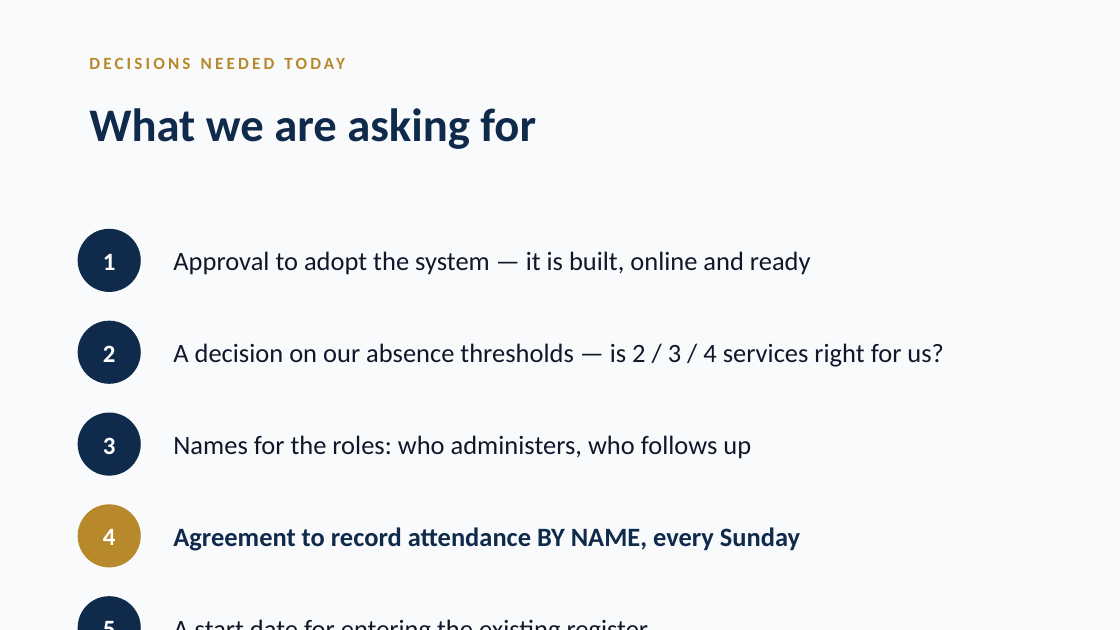
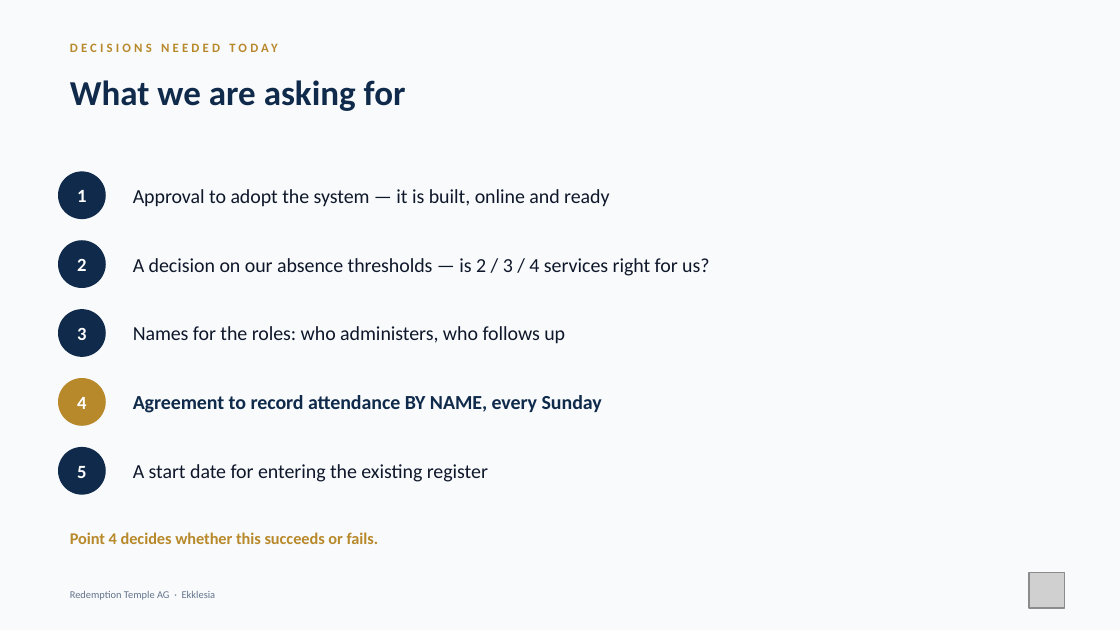
Before and after one commit to nhanhayhaw/ChurchCONNECT, a slide deck: slide 20 of docs/ChurchConnect-Leadership-Presentation.pptx. Drawn at 1120x630 pixels with LibreOffice and Linux fonts; fonts in the diff are those of the drawing; grey boxes stand for pictures; background and template pictures are left out. Boxes give left, top, right and bottom in pixels: in the first picture for what was removed or moved away, otherwise in the second. Text is boxed around its words. In the diff, an @@ line names an element or a change of style, - is before the commit and + after.

```diff
--- a/docs/ChurchConnect-Leadership-Presentation.pptx
+++ b/docs/ChurchConnect-Leadership-Presentation.pptx
@@ text "DECISIONS NEEDED TODAY" moved from (x1=78, y1=47, x2=1120, y2=78) to (x1=59, y1=36, x2=1060, y2=59) @@
@@ text "DECISIONS NEEDED TODAY" at (x1=59, y1=36, x2=1060, y2=59): size 11 to 8.2 pt @@
@@ text "What we are asking for" moved from (x1=89, y1=108, x2=536, y2=149) to (x1=70, y1=80, x2=406, y2=111) @@
@@ text "What we are asking for" at (x1=70, y1=80, x2=406, y2=111): size 30 to 22.5 pt @@
@@ text "1" moved from (x1=103, y1=254, x2=116, y2=270) to (x1=77, y1=190, x2=86, y2=202) @@
@@ ellipse added at (x1=59, y1=172, x2=105, y2=218), fill #0F2A4A, outline #0F2A4A 1 pt @@
@@ text "Approval to adopt the system ..." moved from (x1=173, y1=251, x2=811, y2=275) to (x1=133, y1=189, x2=609, y2=207) @@
@@ text "2" moved from (x1=103, y1=345, x2=116, y2=362) to (x1=77, y1=259, x2=86, y2=271) @@
@@ ellipse resized from (x1=78, y1=230, x2=140, y2=291) to (x1=59, y1=241, x2=105, y2=287) @@
@@ text "A decision on our absence ..." moved from (x1=173, y1=343, x2=944, y2=367) to (x1=133, y1=258, x2=709, y2=276) @@
@@ text "3" moved from (x1=103, y1=437, x2=116, y2=454) to (x1=77, y1=328, x2=86, y2=340) @@
@@ ellipse resized from (x1=78, y1=321, x2=140, y2=383) to (x1=59, y1=310, x2=105, y2=356) @@
@@ text "Names for the roles: who ..." moved from (x1=173, y1=435, x2=751, y2=459) to (x1=133, y1=326, x2=565, y2=344) @@
@@ text "4" moved from (x1=103, y1=529, x2=116, y2=545) to (x1=77, y1=397, x2=86, y2=409) @@
@@ ellipse resized from (x1=78, y1=505, x2=140, y2=567) to (x1=59, y1=379, x2=105, y2=424) @@
@@ text "Agreement to record attendance BY ..." moved from (x1=173, y1=527, x2=800, y2=551) to (x1=133, y1=395, x2=602, y2=413) @@
@@ size 16 to 12 pt in 5 elements at (x1=77, y1=190, x2=86, y2=202), (x1=77, y1=259, x2=86, y2=271), (x1=77, y1=328, x2=86, y2=340), (x1=77, y1=397, x2=86, y2=409), (x1=77, y1=466, x2=86, y2=478) @@
@@ text "5" moved from (x1=78, y1=597, x2=140, y2=630) to (x1=77, y1=466, x2=86, y2=478) @@
@@ ellipse resized from (x1=78, y1=413, x2=140, y2=475) to (x1=59, y1=448, x2=105, y2=494) @@
@@ size 17 to 12.8 pt in 5 elements at (x1=133, y1=189, x2=609, y2=207), (x1=133, y1=258, x2=709, y2=276), (x1=133, y1=326, x2=565, y2=344), (x1=133, y1=395, x2=602, y2=413), (x1=133, y1=464, x2=488, y2=482) @@
@@ text "A start date for entering ..." moved from (x1=162, y1=597, x2=1120, y2=630) to (x1=133, y1=464, x2=488, y2=482) @@
@@ text added at (x1=70, y1=532, x2=379, y2=544), 10.5 pt, text #B8892B, bold @@
+Point 4 decides whether this succeeds or fails.
@@ text added at (x1=70, y1=591, x2=216, y2=600), 6.8 pt, text #64748B @@
+Redemption Temple AG · Ekklesia
@@ ellipse removed at (x1=78, y1=597, x2=140, y2=630) @@
@@ picture added at (x1=1029, y1=573, x2=1065, y2=609) @@
```
Also in this commit, not shown: 21 other slides changed, 31 other files.
